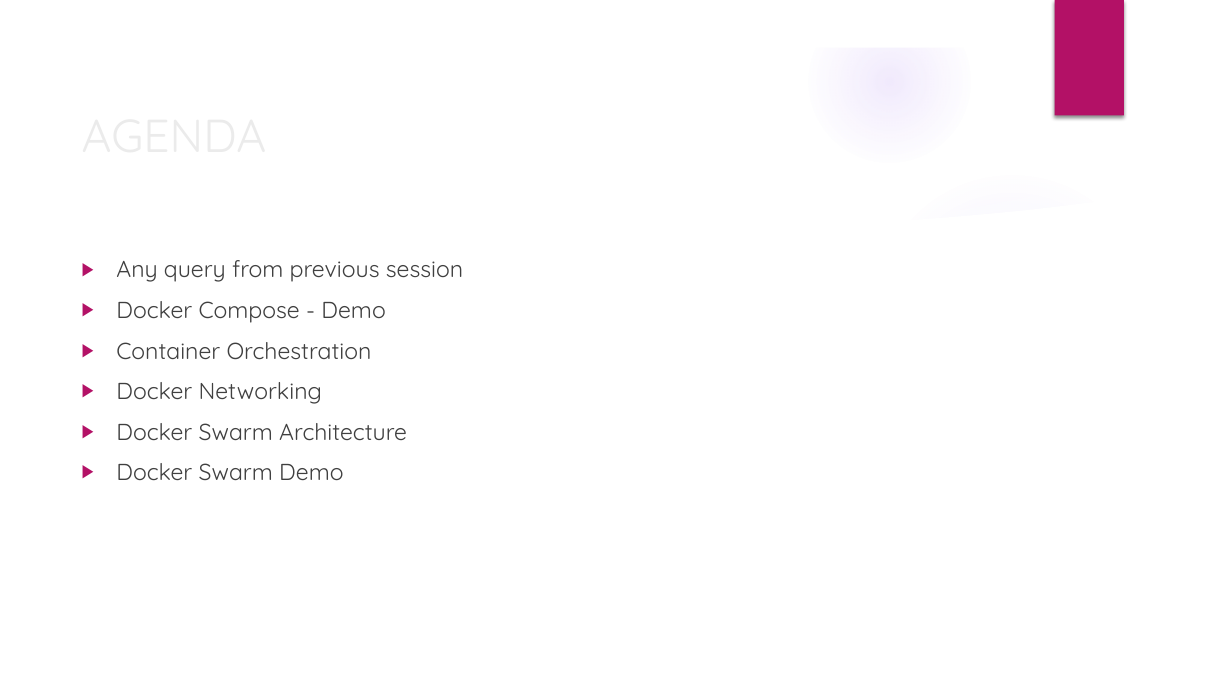
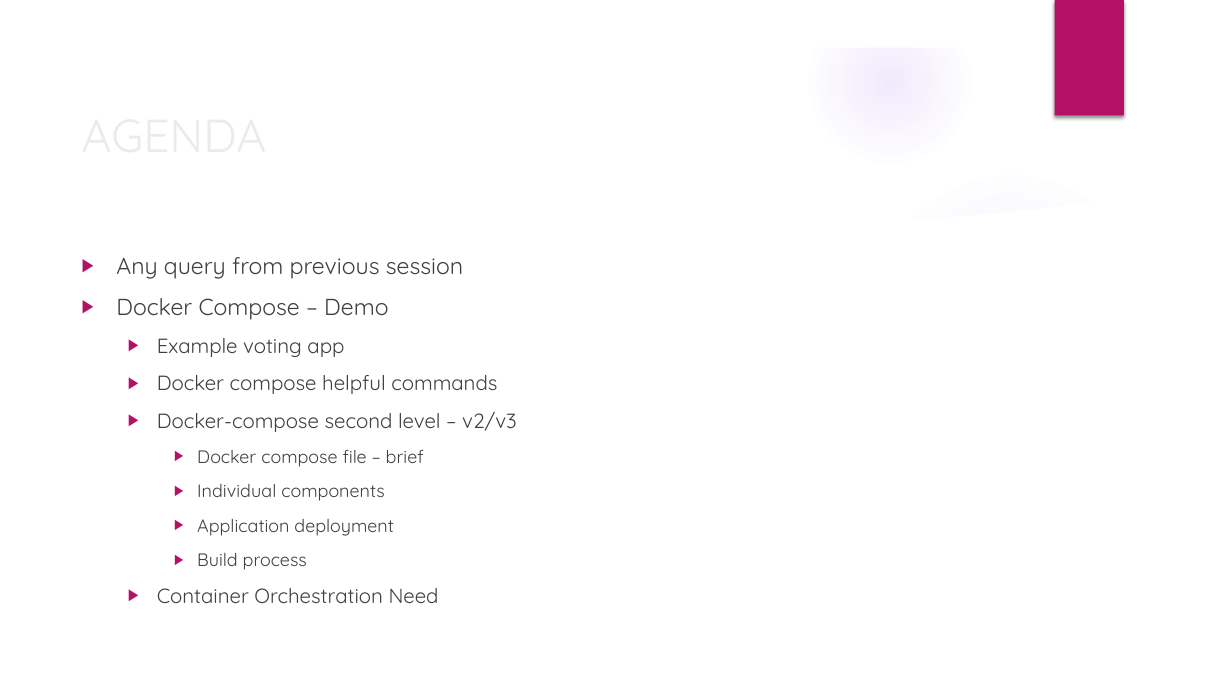
Before and after one commit to deepkumartraining/docker-k8s-April23, a slide deck: slide 2 of Day14/DockerAndKubernetes_Training-Day14.pptx. Drawn at 1232x693 pixels with LibreOffice and Linux fonts; fonts in the diff are those of the drawing; background and template pictures are left out. Boxes give left, top, right and bottom in pixels: in the first picture for what was removed or moved away, otherwise in the second. Text is boxed around its words. In the diff, an @@ line names an element or a change of style, - is before the commit and + after.

```diff
--- a/Day14/DockerAndKubernetes_Training-Day14.pptx
+++ b/Day14/DockerAndKubernetes_Training-Day14.pptx
@@ text at box(116, 298, 517, 603): text changed; size 18 to 16 pt @@
-▶ Docker Compose - Demo
-▶ Container Orchestration
-▶ Docker Networking
-▶ Docker Swarm Architecture
-▶ Docker Swarm Demo
+▶ Docker Compose – Demo
+  ▶ Example voting app
+  ▶ Docker compose helpful commands
+  ▶ Docker-compose second level – v2/v3
+    ▶ Docker compose file – brief
+    ▶ Individual components
+    ▶ Application deployment
+    ▶ Build process
+  ▶ Container Orchestration Need
```
Also in this commit, not shown: 2 other slides changed, 2 other files.
